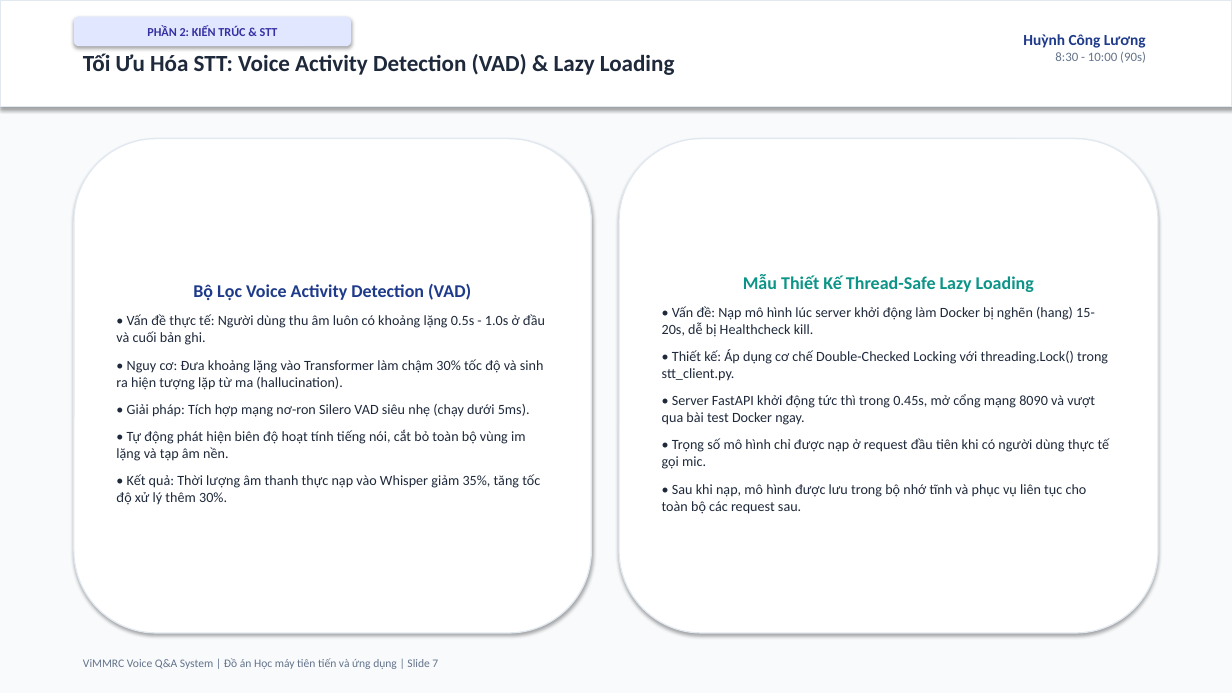
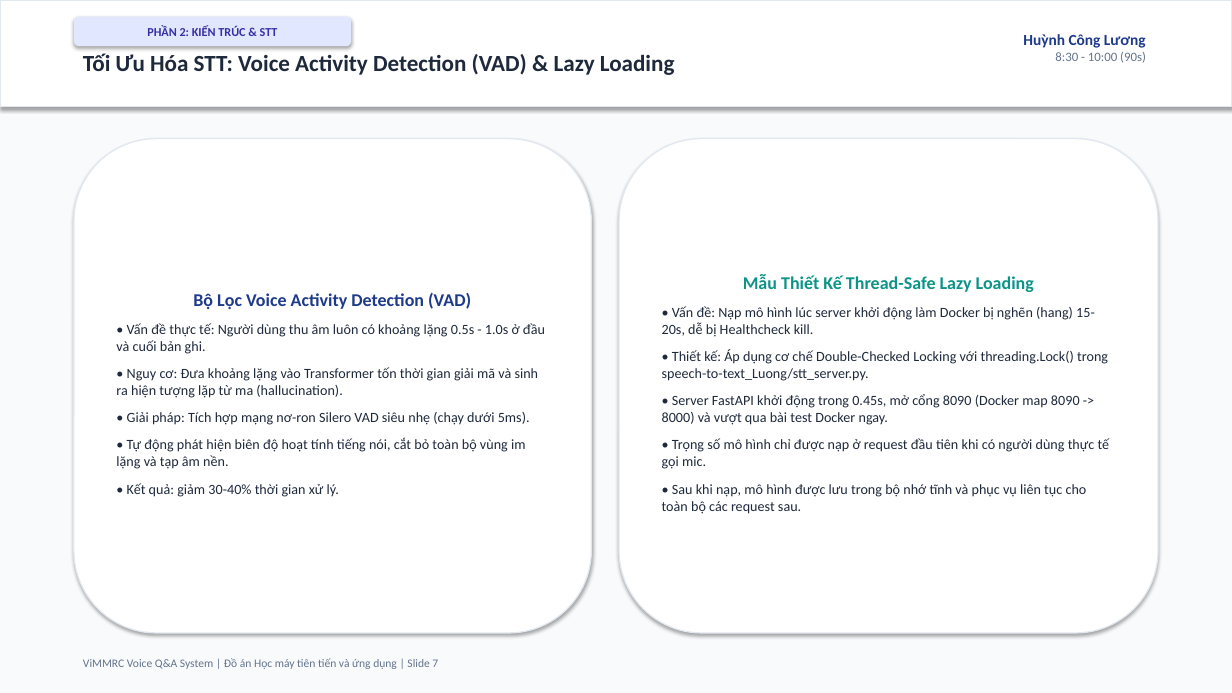
Before and after one commit to ngohuy04022000/vimmrc-qa-voice, a slide deck: slide 7 of docs/ViMMRC_Presentation_30min.pptx. Drawn at 1232x693 pixels with LibreOffice and Linux fonts; fonts in the diff are those of the drawing. Boxes give left, top, right and bottom in pixels: in the first picture for what was removed or moved away, otherwise in the second. Text is boxed around its words. In the diff, an @@ line names an element or a change of style, - is before the commit and + after.

```diff
--- a/docs/ViMMRC_Presentation_30min.pptx
+++ b/docs/ViMMRC_Presentation_30min.pptx
@@ text in rounded rectangle at bbox=[662, 349, 1108, 425]: text changed @@
-• Thiết kế: Áp dụng cơ chế Double-Checked Locking với threading.Lock() trong stt_client.py.
-• Server FastAPI khởi động tức thì trong 0.45s, mở cổng mạng 8090 và vượt qua bài test Docker ngay.
+• Thiết kế: Áp dụng cơ chế Double-Checked Locking với threading.Lock() trong speech-to-text_Luong/stt_server.py.
+• Server FastAPI khởi động trong 0.45s, mở cổng 8090 (Docker map 8090 -> 8000) và vượt qua bài test Docker ngay.
@@ text in rounded rectangle at bbox=[116, 367, 539, 398]: text changed @@
-• Nguy cơ: Đưa khoảng lặng vào Transformer làm chậm 30% tốc độ và sinh ra hiện tượng lặp từ ma (hallucination).
+• Nguy cơ: Đưa khoảng lặng vào Transformer tốn thời gian giải mã và sinh ra hiện tượng lặp từ ma (hallucination).
@@ text in rounded rectangle at bbox=[127, 483, 339, 497]: text changed @@
-• Kết quả: Thời lượng âm thanh thực nạp vào Whisper giảm 35%, tăng tốc độ xử lý thêm 30%.
+• Kết quả: giảm 30-40% thời gian xử lý.
```
Also in this commit, not shown: 19 other slides changed, 11 other files.
